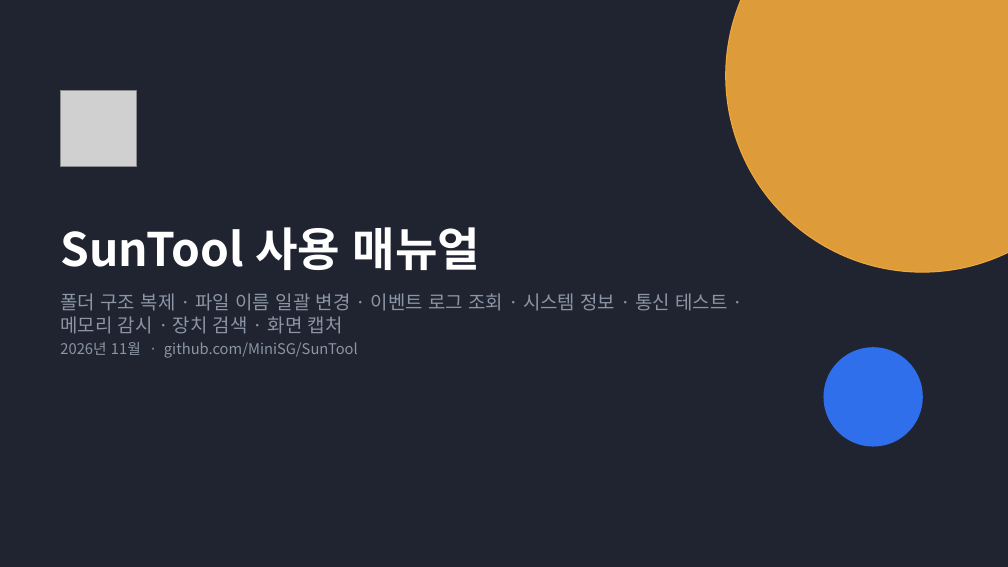
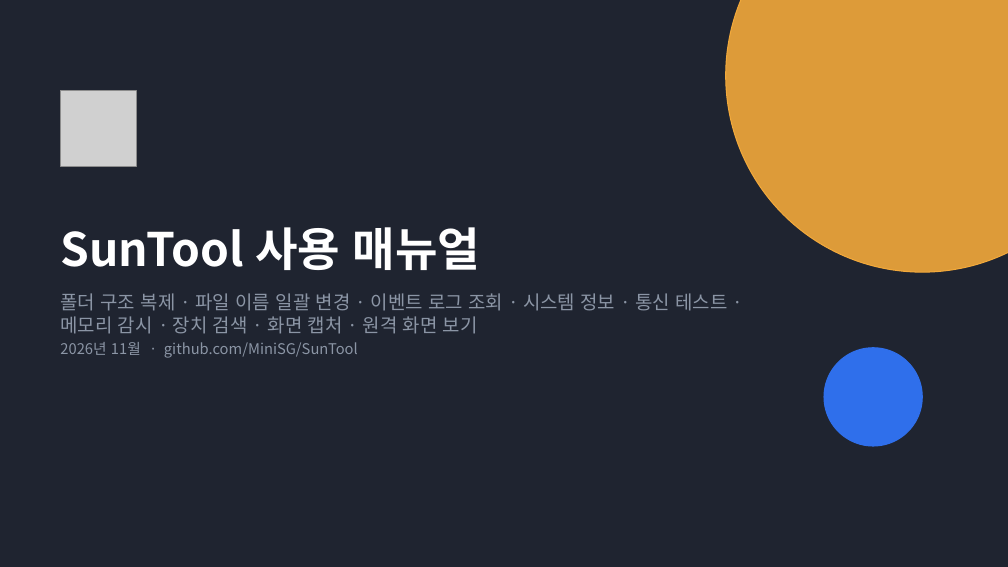
Before and after one commit to MiniSG/SunTool, a slide deck: slide 1 of docs/SunTool-Manual.pptx. Drawn at 1008x567 pixels with LibreOffice and Linux fonts; fonts in the diff are those of the drawing; grey boxes stand for pictures. Boxes give left, top, right and bottom in pixels: in the first picture for what was removed or moved away, otherwise in the second. Text is boxed around its words. In the diff, an @@ line names an element or a change of style, - is before the commit and + after.

```diff
--- a/docs/SunTool-Manual.pptx
+++ b/docs/SunTool-Manual.pptx
@@ text at (60, 293, 727, 334): text changed @@
-폴더 구조 복제 · 파일 이름 일괄 변경 · 이벤트 로그 조회 · 시스템 정보 · 통신 테스트 · 메모리 감시 · 장치 검색 · 화면 캡처
+폴더 구조 복제 · 파일 이름 일괄 변경 · 이벤트 로그 조회 · 시스템 정보 · 통신 테스트 · 메모리 감시 · 장치 검색 · 화면 캡처 · 원격 화면 보기
```
Also in this commit, not shown: 12 other slides changed, 2 slides added, 27 other files.
